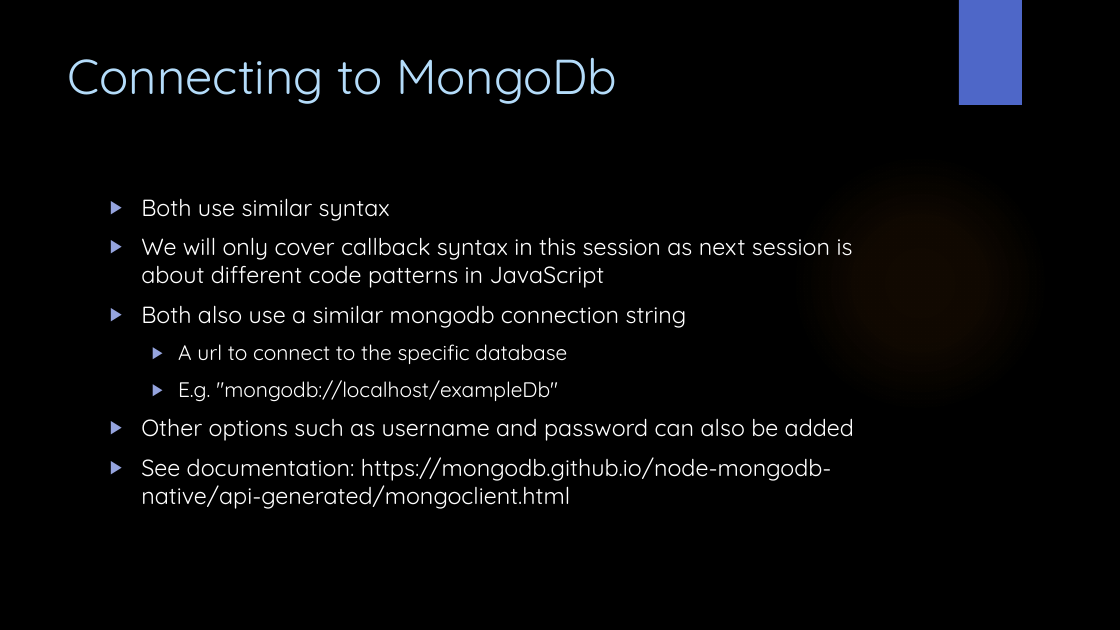
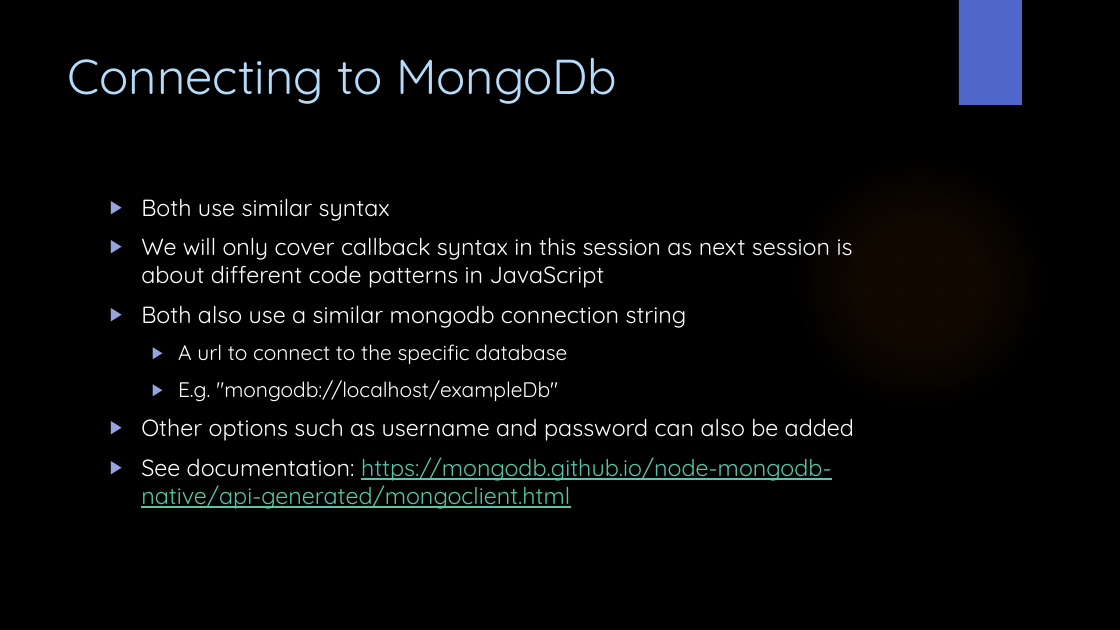
Before and after one commit to WitsSoftDev/SoftDev2016, a slide deck: slide 6 of Session 3/Softdev Session 3 2016.pptx (slide 4 before the commit). Drawn at 1120x630 pixels with LibreOffice and Linux fonts; fonts in the diff are those of the drawing; background and template pictures are left out. Boxes give left, top, right and bottom in pixels: in the first picture for what was removed or moved away, otherwise in the second. Text is boxed around its words. In the diff, an @@ line names an element or a change of style, - is before the commit and + after.

```diff
--- a/Session 3/Softdev Session 3 2016.pptx
+++ b/Session 3/Softdev Session 3 2016.pptx
@@ text at [141,457,832,509]: text colour #FFFFFF to #56C7AA, underline on in "https://mongodb.github.io/node-mongodb-native/api-generated/ ..." @@
```
Also in this commit, not shown: 2 slides added.
